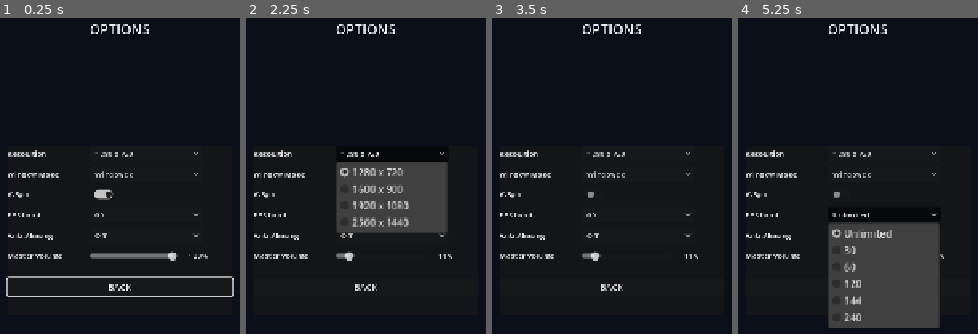
Above: before the commit, frames 1-4 (left to right).
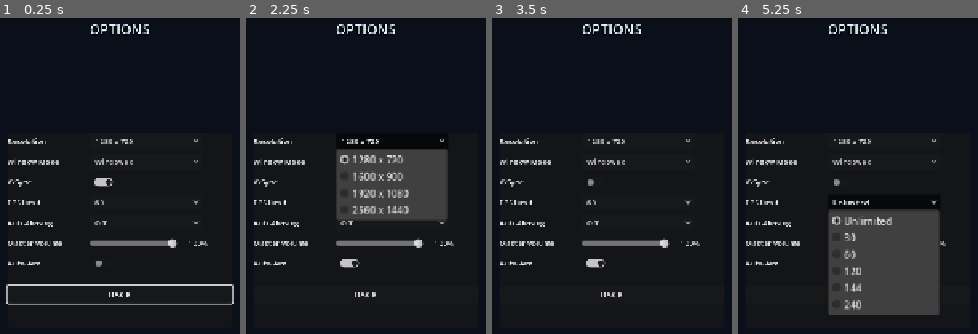
Above: after the commit, the same moments.

Repository: Crapula1/2d-platformer
Game: Godot game, scene res://scenes/OptionsMenu.tscn
Two runs of this game, one before a commit and one after it. Both use one fixed random seed, a clock stepped at 60 frames per second and the inputs below. This scene is started directly instead of the project's main scene.
Inputs (mouse positions are in pixels of both pictures, inside the frame that each line leads up to; where the layout moved, square brackets give the same spot in the first picture):
- Up to frame 1 (0.25 s): no input
- Up to frame 2 (2.25 s): click (349, 182) [349, 194] at 0.5 s; click (349, 264) at 1.27 s; click "1280 x 720" at 2 s
- Up to frame 3 (3.5 s): click "Windowed" at 2.75 s
- Up to frame 4 (5.25 s): click "60" at 3.5 s; click "Off" at 4.25 s; click "Unlimited" at 5 s

The runs differ from the first frame. In frame 1, 7.1% of the frame differs, in the area x 2-98%, y 37-91%; in frame 2, 9.2%, in the area x 3-87%, y 37-89%; in frame 3, 4.6%; in frame 4, 8.3%.

Commit message:
feat: mobile touch HUD + auto-aim accessibility option
- TouchHUD scene: on-screen buttons for movement/combat, auto-spawned
  on touch devices via Player._maybe_spawn_touch_hud.
- Settings.auto_aim (persisted): snaps shoot/melee/grenade aim to the
  closest enemy in range. Defaults on for touch/mobile/web-mobile.
- Player._aim_target replaces direct mouse-position lookups so all
  three aim sites share the same logic.
- OptionsMenu: new "Auto Aim" toggle row.

Diff:
--- a/scenes/OptionsMenu.tscn
+++ b/scenes/OptionsMenu.tscn
@@ -31,8 +31,8 @@
 anchor_bottom = 0.5
 offset_left = -180.0
 offset_right = 180.0
-offset_top = -130.0
-offset_bottom = 140.0
+offset_top = -150.0
+offset_bottom = 160.0
 
 [node name="VBox" type="VBoxContainer" parent="Panel"]
 theme_override_constants/separation = 8
@@ -116,6 +116,17 @@
 horizontal_alignment = 2
 theme_override_font_sizes/font_size = 12
 
+[node name="AutoAimRow" type="HBoxContainer" parent="Panel/VBox"]
+theme_override_constants/separation = 12
+
+[node name="AutoAimLabel" type="Label" parent="Panel/VBox/AutoAimRow"]
+custom_minimum_size = Vector2(120, 0)
+text = "Auto Aim"
+theme_override_font_sizes/font_size = 12
+
+[node name="AutoAimCheck" type="CheckButton" parent="Panel/VBox/AutoAimRow"]
+theme_override_font_sizes/font_size = 12
+
 [node name="Spacer" type="Control" parent="Panel/VBox"]
 custom_minimum_size = Vector2(0, 8)
 
--- /dev/null
+++ b/scenes/TouchHUD.tscn
@@ -0,0 +1,6 @@
+[gd_scene load_steps=2 format=3]
+
+[ext_resource type="Script" path="res://scripts/TouchHUD.gd" id="1_touchhud"]
+
+[node name="TouchHUD" type="CanvasLayer"]
+script = ExtResource("1_touchhud")
--- a/scripts/OptionsMenu.gd
+++ b/scripts/OptionsMenu.gd
@@ -15,6 +15,7 @@
 @onready var msaa_option: OptionButton = $Panel/VBox/MsaaRow/MsaaOption
 @onready var volume_slider: HSlider = $Panel/VBox/VolumeRow/VolumeSlider
 @onready var volume_value: Label = $Panel/VBox/VolumeRow/VolumeValue
+@onready var auto_aim_check: CheckButton = $Panel/VBox/AutoAimRow/AutoAimCheck
 @onready var back_button: Button = $Panel/VBox/BackButton
 
 func _ready() -> void:
@@ -35,6 +36,7 @@
 	fps_option.selected = Settings.fps_index
 	msaa_option.selected = Settings.msaa_index
 	volume_slider.value = Settings.master_volume
+	auto_aim_check.button_pressed = Settings.auto_aim
 	_refresh_volume_label()
 
 	res_option.item_selected.connect(_on_res)
@@ -43,6 +45,7 @@
 	fps_option.item_selected.connect(_on_fps)
 	msaa_option.item_selected.connect(_on_msaa)
 	volume_slider.value_changed.connect(_on_volume)
+	auto_aim_check.toggled.connect(_on_auto_aim)
 	back_button.pressed.connect(_on_back)
 	back_button.grab_focus()
 
@@ -82,6 +85,10 @@
 	Settings.apply()
 	Settings.save_settings()
 
+func _on_auto_aim(pressed: bool) -> void:
+	Settings.auto_aim = pressed
+	Settings.save_settings()
+
 func _on_back() -> void:
 	if is_overlay:
 		closed.emit()
--- a/scripts/Player.gd
+++ b/scripts/Player.gd
@@ -216,6 +216,20 @@
 	# Hand off to the subclass for its character-specific rig (axe, claws,
 	# jet flame, etc). Base class builds nothing on its own.
 	_build_character_visuals()
+	_maybe_spawn_touch_hud()
+
+func _maybe_spawn_touch_hud() -> void:
+	if not _is_local_authority():
+		return
+	var wants_touch := DisplayServer.is_touchscreen_available() \
+		or OS.has_feature("mobile") or OS.has_feature("web_android") or OS.has_feature("web_ios")
+	if not wants_touch:
+		return
+	if get_tree().root.find_child("TouchHUD", true, false) != null:
+		return
+	var hud_scene: PackedScene = load("res://scenes/TouchHUD.tscn")
+	var hud: Node = hud_scene.instantiate()
+	get_tree().root.add_child.call_deferred(hud)
 
 func _physics_process(delta: float) -> void:
 	if not _is_local_authority():
@@ -527,7 +541,7 @@
 	# Aim from the spawn point toward the mouse cursor. Apply a slight upward
 	# loft so close-range throws still arc, and clamp the angle so straight-down
 	# throws don't slam the grenade into the floor instantly.
-	var aim: Vector2 = get_global_mouse_position() - spawn_pos
+	var aim: Vector2 = _aim_target() - spawn_pos
 	if aim.length_squared() < 1.0:
 		aim = Vector2(1.0 if facing_right else -1.0, -0.55)
 	var dir: Vector2 = aim.normalized()
@@ -574,7 +588,7 @@
 	# aim direction (so the visible swing goes the same way), and the hitbox
 	# is offset along the full aim vector so up/down strikes connect with
 	# enemies above or below the player too.
-	var aim_vec: Vector2 = get_global_mouse_position() - global_position
+	var aim_vec: Vector2 = _aim_target() - global_position
 	var aim: Vector2 = aim_vec.normalized() if aim_vec.length_squared() > 0.0001 \
 		else Vector2(1.0 if facing_right else -1.0, 0.0)
 	if absf(aim.x) > 0.05:
@@ -1004,9 +1018,9 @@
 		_shoot_timer = 0.25
 
 func _shoot() -> void:
-	var mouse_pos := get_global_mouse_position()
+	var target_pos := _aim_target()
 	var muzzle := global_position + Vector2(18.0 if facing_right else -18.0, -8.0)
-	var dir := (mouse_pos - muzzle).normalized()
+	var dir := (target_pos - muzzle).normalized()
 	facing_right = dir.x >= 0.0
 
 	match weapon:
@@ -1059,3 +1073,25 @@
 
 func _spawn_double_jump_effect() -> void:
 	sprite.scale = Vector2(0.39, 0.21)
+
+# Returns the world position the player is currently aiming at. With the
+# accessibility "auto aim" setting on (default on touch devices), this snaps
+# to the nearest living enemy within Settings.auto_aim_range; otherwise it
+# falls back to the mouse cursor.
+func _aim_target() -> Vector2:
+	if Settings != null and Settings.auto_aim:
+		var best: Node2D = null
+		var best_d2: float = Settings.auto_aim_range * Settings.auto_aim_range
+		for n in get_tree().get_nodes_in_group("enemy"):
+			if not (n is Node2D):
+				continue
+			var e := n as Node2D
+			if "is_dead" in e and bool(e.is_dead):
+				continue
+			var d2: float = global_position.distance_squared_to(e.global_position)
+			if d2 < best_d2:
+				best_d2 = d2
+				best = e
+		if best != null:
+			return best.global_position
+	return get_global_mouse_position()
--- a/scripts/Settings.gd
+++ b/scripts/Settings.gd
@@ -37,6 +37,12 @@
 var msaa_index: int = 0      # index into MSAA_NAMES
 var fps_index: int = 2       # index into FPS_NAMES — default 60
 var master_volume: float = 1.0
+
+# Accessibility: auto-aim weapons/grenades/melee at the closest enemy instead
+# of requiring precise mouse aim. Defaults ON for touch devices (no mouse).
+var auto_aim: bool = DisplayServer.is_touchscreen_available() \
+	or OS.has_feature("mobile") or OS.has_feature("web_android") or OS.has_feature("web_ios")
+@export var auto_aim_range: float = 480.0
 
 # Actions that the player can rebind. Anything else (ui_*) is left alone.
 const REBINDABLE_ACTIONS: Array[String] = [
@@ -72,6 +78,7 @@
 	msaa_index = clampi(int(cfg.get_value("display", "msaa", msaa_index)), 0, MSAA_NAMES.size() - 1)
 	fps_index = clampi(int(cfg.get_value("display", "fps_limit", fps_index)), 0, FPS_NAMES.size() - 1)
 	master_volume = clampf(float(cfg.get_value("audio", "master_volume", master_volume)), 0.0, 1.0)
+	auto_aim = bool(cfg.get_value("accessibility", "auto_aim", auto_aim))
 
 	# Load any custom bindings the user has saved.
 	_binding_overrides.clear()
@@ -89,6 +96,7 @@
 	cfg.set_value("display", "msaa", msaa_index)
 	cfg.set_value("display", "fps_limit", fps_index)
 	cfg.set_value("audio", "master_volume", master_volume)
+	cfg.set_value("accessibility", "auto_aim", auto_aim)
 	for action in REBINDABLE_ACTIONS:
 		if _binding_overrides.has(action):
 			cfg.set_value("bindings", action, _binding_overrides[action])
--- /dev/null
+++ b/scripts/TouchHUD.gd
@@ -0,0 +1,70 @@
+extends CanvasLayer
+class_name TouchHUD
+
+# Screen-edge buttons for mobile / touch play. Each button forwards
+# press/release to an input action already defined in the input map,
+# so Player.gd's existing Input.is_action_* checks keep working.
+
+const BTN_SIZE := Vector2(96, 96)
+const SMALL_BTN_SIZE := Vector2(76, 76)
+const PAD := 18.0
+
+# (action_name, label, size, anchor_corner, offset_from_corner)
+# anchor_corner: 0=BL, 1=BR
+const LAYOUT := [
+	["move_left",     "<",   BTN_SIZE,       0, Vector2(PAD,               -PAD - 96.0)],
+	["move_right",    ">",   BTN_SIZE,       0, Vector2(PAD + 96.0 + 12.0, -PAD - 96.0)],
+	["crouch",        "v",   SMALL_BTN_SIZE, 0, Vector2(PAD + 48.0,        -PAD - 96.0 - 76.0 - 8.0)],
+	["jump",          "JUMP",  BTN_SIZE,       1, Vector2(-PAD - 96.0,                 -PAD - 96.0)],
+	["attack",        "ATK",   BTN_SIZE,       1, Vector2(-PAD - 96.0 * 2 - 12.0,      -PAD - 96.0)],
+	["shoot",         "FIRE",  BTN_SIZE,       1, Vector2(-PAD - 96.0,                 -PAD - 96.0 * 2 - 12.0)],
+	["dash",          "DASH",  SMALL_BTN_SIZE, 1, Vector2(-PAD - 76.0 - 96.0 - 12.0,   -PAD - 96.0 - 76.0 - 8.0)],
+	["throw_grenade", "NADE",  SMALL_BTN_SIZE, 1, Vector2(-PAD - 76.0,                 -PAD - 96.0 * 2 - 12.0 - 76.0 - 8.0)],
+	["interact",      "USE",   SMALL_BTN_SIZE, 1, Vector2(-PAD - 76.0,                 -PAD - 76.0)],
+	["pause",         "II",    SMALL_BTN_SIZE, 1, Vector2(-PAD - 76.0,                 PAD)],
+]
+
+func _ready() -> void:
+	layer = 50
+	for entry in LAYOUT:
+		_make_button(entry[0], entry[1], entry[2], entry[3], entry[4])
+
+func _make_button(action: String, label: String, size: Vector2, corner: int, offset: Vector2) -> void:
+	var b := Button.new()
+	b.text = label
+	b.focus_mode = Control.FOCUS_NONE
+	b.mouse_filter = Control.MOUSE_FILTER_STOP
+	b.modulate = Color(1, 1, 1, 0.55)
+	b.custom_minimum_size = size
+	b.size = size
+	# Anchor to bottom-left (0) or bottom-right (1). For BR, also anchor top
+	# pause button (corner 1 with positive Y offset) — handled by the sign of offset.y.
+	if corner == 0:
+		b.anchor_left = 0.0
+		b.anchor_right = 0.0
+		b.anchor_top = 1.0
+		b.anchor_bottom = 1.0
+	else:
+		b.anchor_left = 1.0
+		b.anchor_right = 1.0
+		if offset.y > 0:
+			b.anchor_top = 0.0
+			b.anchor_bottom = 0.0
+		else:
+			b.anchor_top = 1.0
+			b.anchor_bottom = 1.0
+	b.offset_left = offset.x
+	b.offset_top = offset.y
+	b.offset_right = offset.x + size.x
+	b.offset_bottom = offset.y + size.y
+	b.button_down.connect(_on_press.bind(action))
+	b.button_up.connect(_on_release.bind(action))
+	add_child(b)
+
+func _on_press(action: String) -> void:
+	if InputMap.has_action(action):
+		Input.action_press(action)
+
+func _on_release(action: String) -> void:
+	if InputMap.has_action(action):
+		Input.action_release(action)
Not shown, added: scripts/TouchHUD.gd.uid
